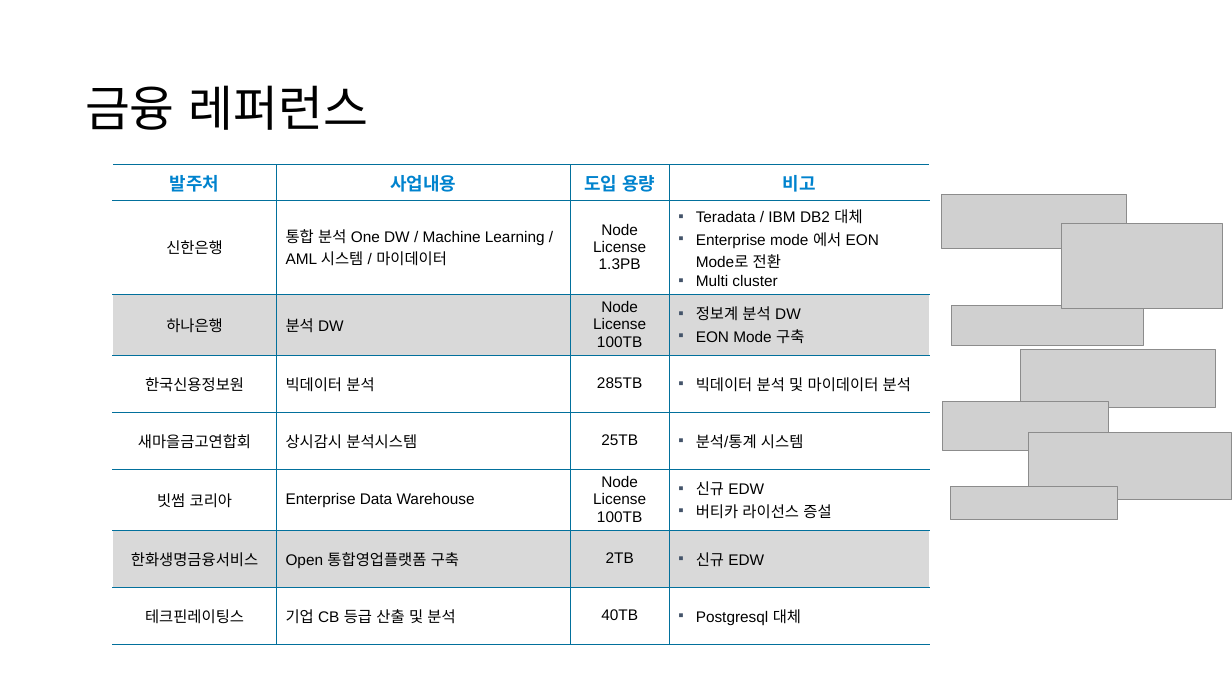
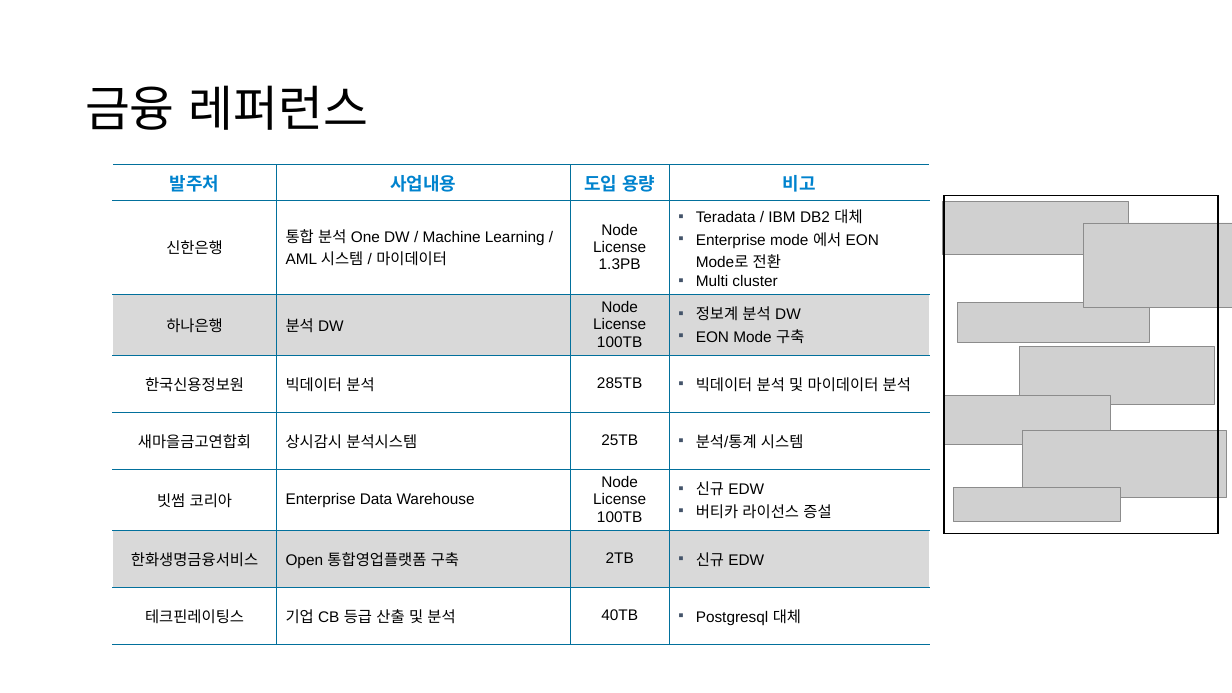
Before and after one commit to JIN0326/vertica_blog, a slide deck: slide 2 of 99ref/버티카_국내레퍼런스.pptx. Drawn at 1232x693 pixels with LibreOffice and Linux fonts; fonts in the diff are those of the drawing; grey boxes stand for pictures; background and template pictures are left out. Boxes give left, top, right and bottom in pixels: in the first picture for what was removed or moved away, otherwise in the second. Text is boxed around its words. In the diff, an @@ line names an element or a change of style, - is before the commit and + after.

```diff
--- a/99ref/버티카_국내레퍼런스.pptx
+++ b/99ref/버티카_국내레퍼런스.pptx
@@ picture: place and size @@
-picture at bbox=[941, 194, 1127, 248]
+picture at bbox=[943, 201, 1128, 255]
@@ rectangle added at bbox=[945, 196, 1218, 533], outline #000000 1 pt @@
@@ picture: place and size @@
-picture at bbox=[1062, 224, 1223, 309]
+picture at bbox=[1084, 223, 1232, 308]
@@ picture: place and size @@
-picture at bbox=[951, 306, 1143, 346]
+picture at bbox=[958, 302, 1150, 342]
@@ picture: place and size @@
-picture at bbox=[943, 401, 1109, 450]
+picture at bbox=[945, 396, 1111, 445]
@@ picture: place and size @@
-picture at bbox=[1029, 433, 1232, 500]
+picture at bbox=[1022, 431, 1226, 498]
```
Also in this commit, not shown: 2 other slides changed, 20 other files.
